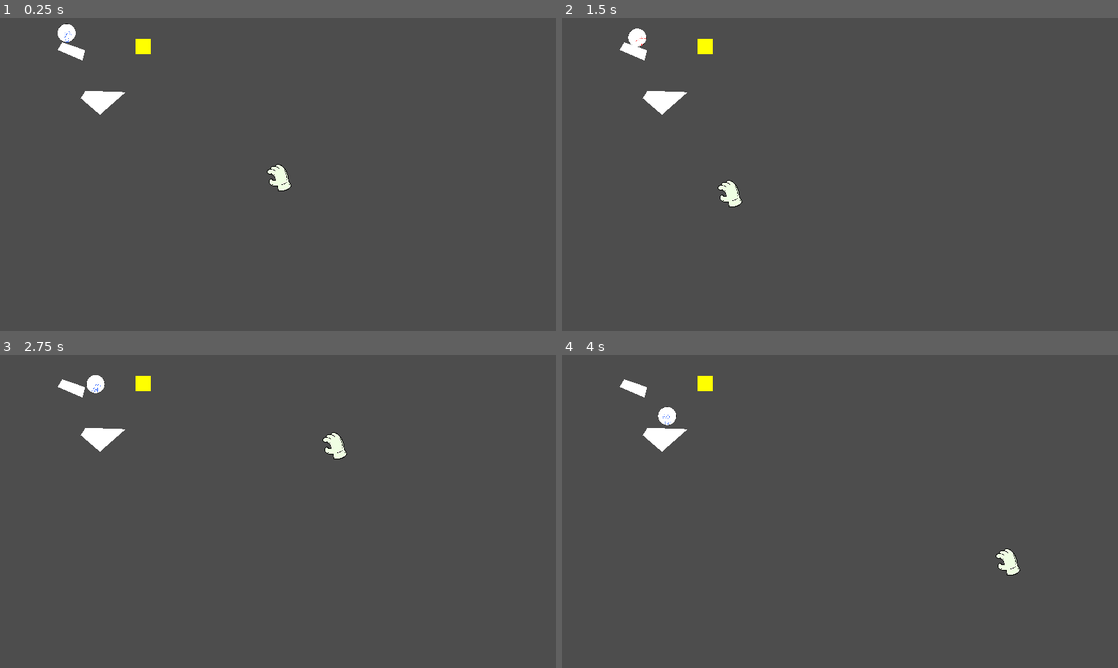
Above: before the commit, frames 1-4 (two rows, left to right).
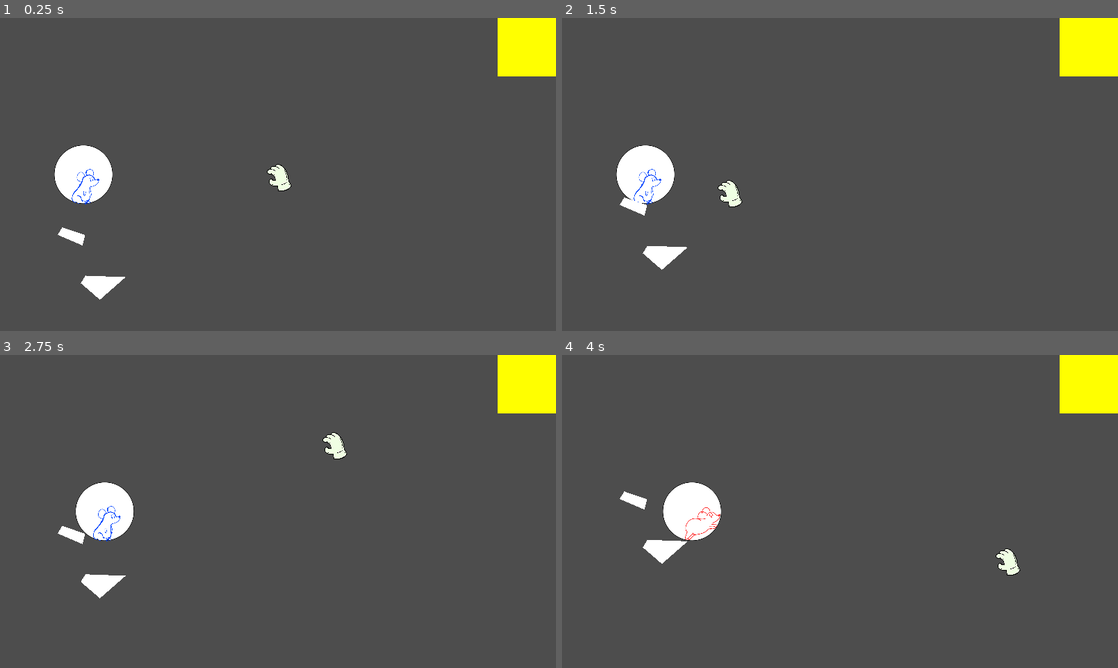
Above: after the commit, the same moments.

Repository: SlugFiller/ggj2025
Game: Godot game, scene res://game.tscn
The game is run twice, just before and just after one commit, with the same random seed, the same clock (stepped at 60 frames per second) and the same inputs. The project has no main scene, so this scene is started directly.
Inputs (mouse positions are in pixels of both pictures, inside the frame that each line leads up to):
- Up to frame 1 (0.25 s): no input
- Up to frame 2 (1.5 s): move the mouse to (962, 158) at 0.52 s; click (962, 158) at 0.67 s; move the mouse to (728, 190) at 1.27 s; click (728, 190) at 1.42 s
- Up to frame 3 (2.75 s): move the mouse to (333, 442) at 2.02 s; click (333, 442) at 2.17 s
- Up to frame 4 (4 s): move the mouse to (812, 574) at 2.77 s; click (812, 574) at 2.92 s; move the mouse to (1006, 558) at 3.52 s; click (1006, 558) at 3.67 s

The runs differ from the first frame. In frame 1, 4.8% of the frame differs, in the area x 9-100%, y 0-90%; in frame 2, 4.7%; in frame 3, 4.8%, in the area x 10-100%, y 0-78%; in frame 4, 4.8%.

Commit message:
Moving camera

Diff:
--- a/game.tscn
+++ b/game.tscn
@@ -104,6 +104,7 @@
 [ext_resource type="Texture2D" uid="uid://bbb7ktylhgf0i" path="res://graphics/mouse/run/mouse run 00005.png" id="86_36750"]
 [ext_resource type="Texture2D" uid="uid://jc7qm0sg6l1g" path="res://graphics/mouse/run/mouse run 00006.png" id="87_bnjdw"]
 [ext_resource type="Texture2D" uid="uid://cs12sog3u48l7" path="res://graphics/mouse/run/mouse run 00007.png" id="88_odbcx"]
+[ext_resource type="Script" path="res://scripts/camera.gd" id="105_ny4tv"]
 
 [sub_resource type="PhysicsMaterial" id="PhysicsMaterial_sg5es"]
 friction = 0.0
@@ -387,16 +388,19 @@
 }]
 
 [sub_resource type="CircleShape2D" id="CircleShape2D_cx7wd"]
-radius = 30.0
+radius = 100.0
 
 [sub_resource type="CircleShape2D" id="CircleShape2D_3tcb5"]
-radius = 25.0
+radius = 70.0
 
 [sub_resource type="RectangleShape2D" id="RectangleShape2D_dvy1e"]
 size = Vector2(88, 91)
 
+[sub_resource type="RectangleShape2D" id="RectangleShape2D_p6cl1"]
+size = Vector2(581, 294.5)
+
 [sub_resource type="RectangleShape2D" id="RectangleShape2D_k4j61"]
-size = Vector2(55, 55)
+size = Vector2(200, 200)
 
 [sub_resource type="SpriteFrames" id="SpriteFrames_7ix31"]
 animations = [{
@@ -452,19 +456,22 @@
 "speed": 15.0
 }]
 
-[sub_resource type="RectangleShape2D" id="RectangleShape2D_p6cl1"]
-size = Vector2(581, 294.5)
+[sub_resource type="WorldBoundaryShape2D" id="WorldBoundaryShape2D_kpgym"]
+normal = Vector2(1, 0)
+
+[sub_resource type="WorldBoundaryShape2D" id="WorldBoundaryShape2D_sxgfc"]
+normal = Vector2(-1, 0)
 
 [node name="Node2D" type="Node2D"]
 
 [node name="Mouse" type="RigidBody2D" parent="."]
-position = Vector2(230, 49)
+position = Vector2(288, -101)
 physics_material_override = SubResource("PhysicsMaterial_sg5es")
 lock_rotation = true
 script = ExtResource("1_deb8d")
 
 [node name="sprite" type="AnimatedSprite2D" parent="Mouse"]
-scale = Vector2(0.1, 0.1)
+scale = Vector2(0.32, 0.32)
 sprite_frames = SubResource("SpriteFrames_5qcgu")
 animation = &"idle"
 
@@ -473,7 +480,7 @@
 
 [node name="groundcheck" type="ShapeCast2D" parent="Mouse"]
 shape = SubResource("CircleShape2D_3tcb5")
-target_position = Vector2(0, 10)
+target_position = Vector2(0, 45)
 
 [node name="StaticBody2D" type="StaticBody2D" parent="."]
 position = Vector2(239, 70)
@@ -494,7 +501,7 @@
 polygon = PackedVector2Array(-24, 14, 115, 19, 26, 97, -40, 40)
 
 [node name="fan" type="Area2D" parent="."]
-position = Vector2(205, -118)
+position = Vector2(571, -175)
 gravity_space_override = 1
 gravity_point_center = Vector2(-1, -1)
 gravity_direction = Vector2(-1, -1)
@@ -506,40 +513,58 @@
 
 [node name="placetarget" type="Node2D" parent="."]
 
-[node name="Item1" type="Area2D" parent="."]
+[node name="damp" type="Area2D" parent="."]
+linear_damp_space_override = 1
+linear_damp = 1.0
+
+[node name="CollisionShape2D" type="CollisionShape2D" parent="damp"]
+position = Vector2(572.5, 489.75)
+shape = SubResource("RectangleShape2D_p6cl1")
+
+[node name="ui" type="CanvasLayer" parent="."]
+
+[node name="Item1" type="Area2D" parent="ui"]
 collision_layer = 2
 collision_mask = 2
 script = ExtResource("15_8s55e")
 item = ExtResource("2_axotv")
 
-[node name="Polygon2D" type="Polygon2D" parent="Item1"]
+[node name="Polygon2D" type="Polygon2D" parent="ui/Item1"]
+position = Vector2(1819, 101)
 color = Color(1, 1, 0, 1)
-polygon = PackedVector2Array(467, 71, 520, 71, 520, 125, 467, 125)
-
-[node name="CollisionShape2D" type="CollisionShape2D" parent="Item1"]
-position = Vector2(494, 98)
+polygon = PackedVector2Array(-100, -100, 100, -100, 100, 100, -100, 100)
+
+[node name="CollisionShape2D" type="CollisionShape2D" parent="ui/Item1"]
+position = Vector2(1819, 101)
 shape = SubResource("RectangleShape2D_k4j61")
 
-[node name="held" type="Node2D" parent="Item1"]
+[node name="held" type="Node2D" parent="ui/Item1"]
 visible = false
 
-[node name="held" type="Polygon2D" parent="Item1/held"]
+[node name="held" type="Polygon2D" parent="ui/Item1/held"]
 color = Color(1, 0, 0, 1)
 polygon = PackedVector2Array(0, -100, -100, 100, 100, 100)
 
-[node name="Cursor" type="Node2D" parent="." node_paths=PackedStringArray("placetarget")]
+[node name="Cursor" type="Node2D" parent="ui"]
 script = ExtResource("2_nma6k")
-placetarget = NodePath("../placetarget")
-
-[node name="sprite" type="AnimatedSprite2D" parent="Cursor"]
+
+[node name="sprite" type="AnimatedSprite2D" parent="ui/Cursor"]
 position = Vector2(20, 10)
 scale = Vector2(0.2, 0.2)
 sprite_frames = SubResource("SpriteFrames_7ix31")
 
-[node name="damp" type="Area2D" parent="."]
-linear_damp_space_override = 1
-linear_damp = 5.0
-
-[node name="CollisionShape2D" type="CollisionShape2D" parent="damp"]
-position = Vector2(572.5, 489.75)
-shape = SubResource("RectangleShape2D_p6cl1")
+[node name="Camera2D" type="Camera2D" parent="."]
+process_priority = 1
+offset = Vector2(960, 0)
+script = ExtResource("105_ny4tv")
+
+[node name="wall_left" type="StaticBody2D" parent="."]
+
+[node name="CollisionShape2D" type="CollisionShape2D" parent="wall_left"]
+shape = SubResource("WorldBoundaryShape2D_kpgym")
+
+[node name="wall_right" type="StaticBody2D" parent="."]
+
+[node name="CollisionShape2D" type="CollisionShape2D" parent="wall_right"]
+position = Vector2(1920, 0)
+shape = SubResource("WorldBoundaryShape2D_sxgfc")
--- /dev/null
+++ b/scripts/camera.gd
@@ -0,0 +1,13 @@
+extends Camera2D
+
+@onready var mouse: RigidBody2D = $"../Mouse"
+
+
+# Called when the node enters the scene tree for the first time.
+func _ready() -> void:
+	pass # Replace with function body.
+
+
+# Called every frame. 'delta' is the elapsed time since the previous frame.
+func _process(delta: float) -> void:
+	self.position.y = mouse.position.y
--- a/scripts/cursor.gd
+++ b/scripts/cursor.gd
@@ -2,7 +2,8 @@
 class_name Cursor
 
 @onready var sprite: AnimatedSprite2D = $sprite
-@export var placetarget: Node2D
+@onready var placetarget: Node2D = $"../../placetarget"
+@onready var camera: Camera2D = $"../../Camera2D"
 var hover: Item = null
 var hold: Item = null
 
@@ -19,7 +20,7 @@
 			if hold != null:
 				hold.held.visible = false
 				var placed := hold.item.instantiate() as Node2D
-				placed.position = event.position
+				placed.position = event.position + camera.position + Vector2(0, -540)
 				placetarget.add_child(placed)
 			hold = null
 	elif event is InputEventMouseMotion:
@@ -33,6 +34,7 @@
 	self.position = position
 	var space_state := get_world_2d().direct_space_state
 	var query = PhysicsPointQueryParameters2D.new()
+	query.canvas_instance_id = get_parent().get_instance_id()
 	query.position = position
 	query.collide_with_areas = true
 	query.collide_with_bodies = false
Not shown: 1 places in game.tscn that only renumber resources
